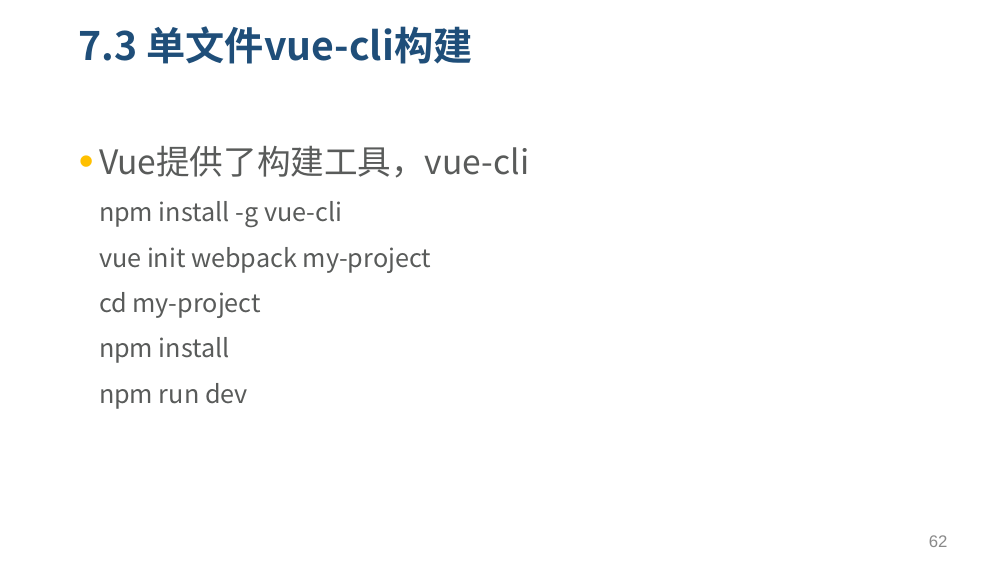
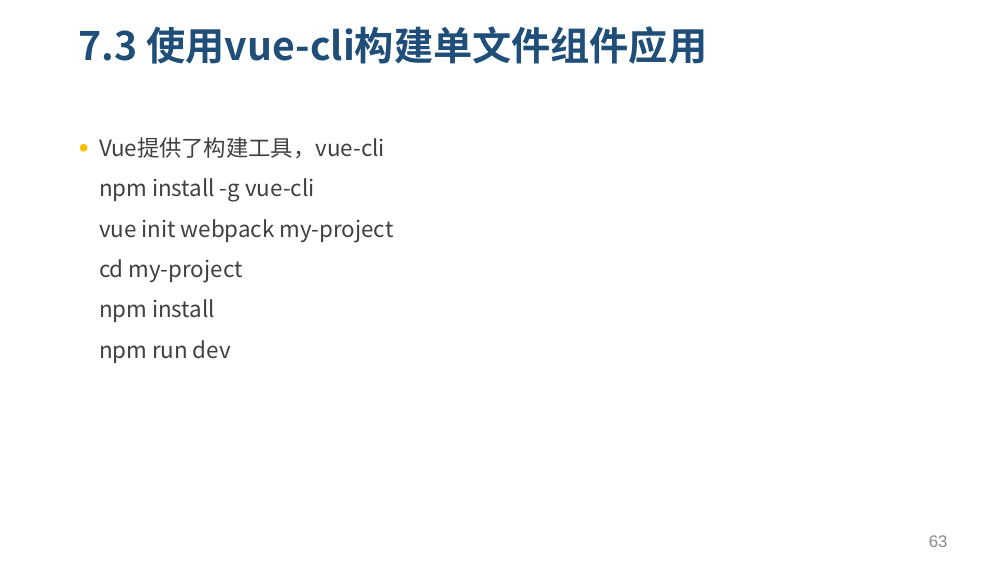
Before and after one commit to yxl2628/vuejs, a slide deck: slide 63 of 03 vue高级特性.pptx (slide 62 before the commit). Drawn at 1008x567 pixels with LibreOffice and Linux fonts; fonts in the diff are those of the drawing. Boxes give left, top, right and bottom in pixels: in the first picture for what was removed or moved away, otherwise in the second. Text is boxed around its words. In the diff, an @@ line names an element or a change of style, - is before the commit and + after.

```diff
--- a/03 vue高级特性.pptx
+++ b/03 vue高级特性.pptx
@@ title at <box>79,26,708,64</box>: text changed @@
-7.3 单文件vue-cli构建
+7.3 使用vue-cli构建单文件组件应用
@@ text "Vue提供了构建工具，vue-cli" at <box>99,137,394,363</box>: size 24 to 16 pt in "Vue提供了构建工具，vue-cli"; text colour #595B5A to #404040; size 18 to 16 pt in "npm install -g vue-cli", "vue init webpack my-project", "cd my-project", "npm install" and 1 more places @@
@@ page number at <box>929,535,948,547</box>: text changed @@
-62
+63
```
Also in this commit, not shown: 3 other slides changed, 28 slides added, 2 other files.
